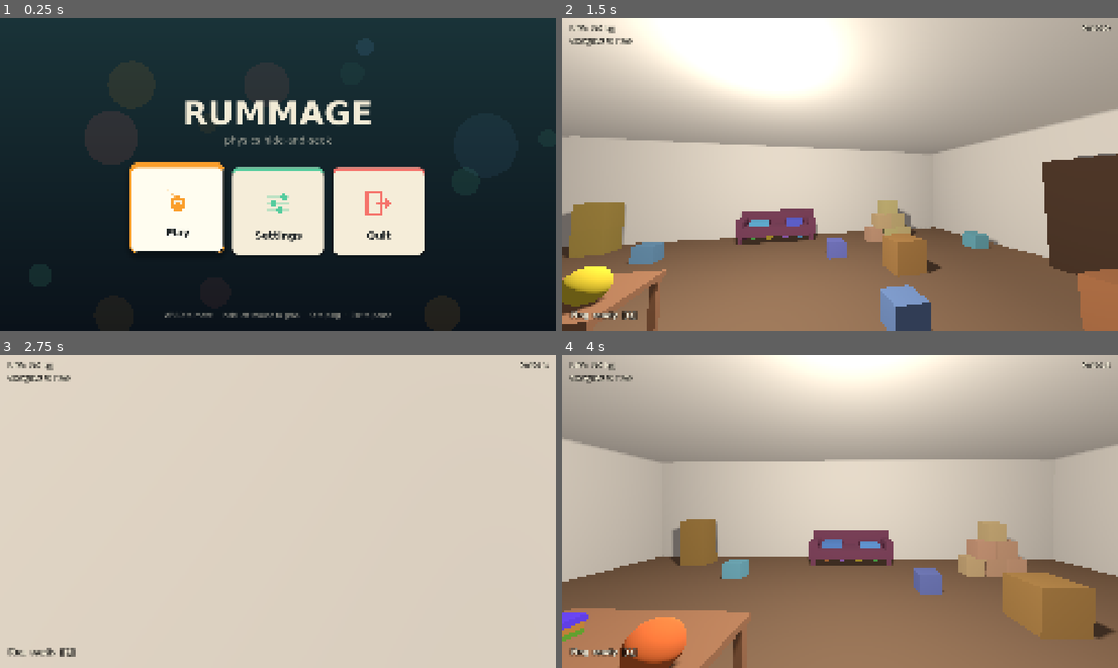
Above: before the commit, frames 1-4 (two rows, left to right).
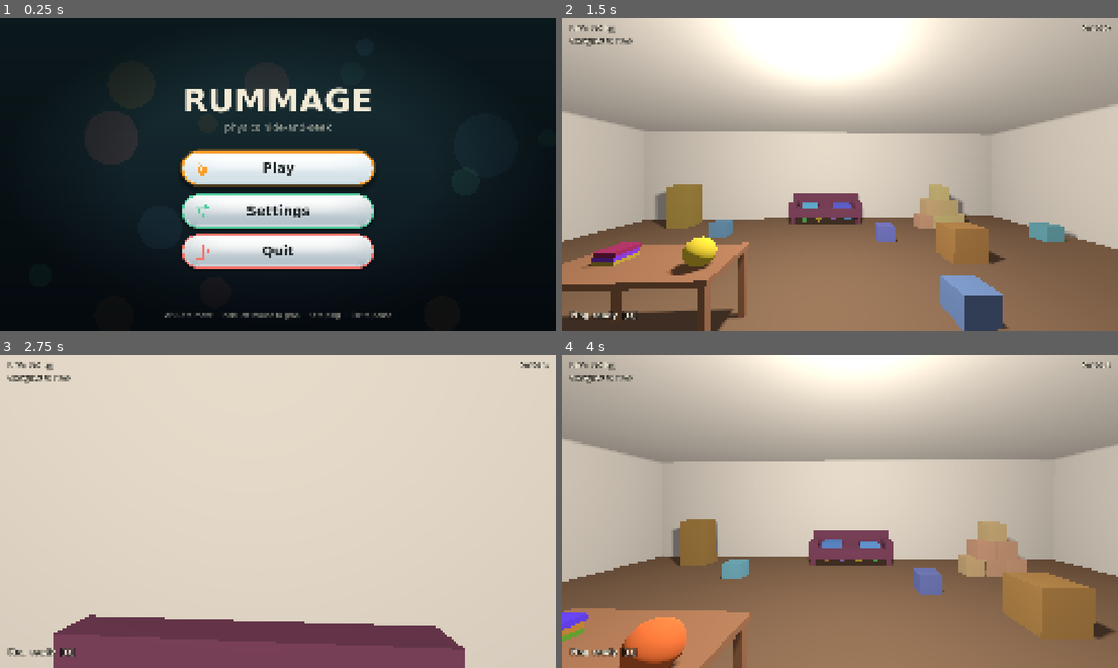
Above: after the commit, the same moments.

Repository: westo27/rummage
Game: Godot game, scene res://scenes/title.tscn
Same seed, same stepped clock (60 frames per second), same inputs: the game is played once before the commit and once after it.
Inputs (mouse positions are in pixels of both pictures, inside the frame that each line leads up to; where the layout moved, square brackets give the same spot in the first picture):
- Up to frame 1 (0.25 s): no input
- Up to frame 2 (1.5 s): click (840, 171) [739, 212] at 0.5 s; tap Enter at 1.25 s; move the mouse to (867, 174) at 1.27 s; hold W (move_forward) from 1.28 s (still down); hold Shift (run) from 1.28 s (still down); click (867, 174) at 1.42 s
- Up to frame 3 (2.75 s): keep holding W (move_forward); move the mouse to (250, 511) at 2.02 s; release Shift (run) at 2.03 s; tap Mouse wheel up (beam_further) at 2.1 s; tap Shift (run) at 2.3 s
- Up to frame 4 (4 s): keep holding W (move_forward); move the mouse to (851, 505) at 2.77 s; hold Mouse wheel down (beam_nearer) 2.78-3.53 s; tap Shift (run) at 3.05, 3.8 s; tap R (restart) at 3.5 s; move the mouse to (834, 517) at 3.52 s; click (834, 517) at 3.6 s

The runs differ from the first frame. In frame 1, 32% of the frame differs, in the area x 0-100%, y 0-81%; in frame 2, 46%, in the area x 0-100%, y 0-100%; in frame 3, 11%; in frame 4, nothing differs.

Commit message:
Glossy 2006-style buttons; stop creatures hiding behind shelf props
Panels are now drawn in five passes (shadow, lit gradient body, reflected
light, layered gloss, coloured rim with a bevel line) via
UiStyle.draw_glossy_panel. The title and pause menus are stacks of wide
pills, steppers are round, and the title background has a vignette.

Creatures only pick props standing on the floor as cover. A book on a
low shelf could be chosen before, sending the creature to an unreachable
spot between the bookcase and the wall.

Diff:
--- a/scripts/creature.gd
+++ b/scripts/creature.gd
@@ -355,7 +355,13 @@
 	var best_score: float = INF
 	for node in get_tree().get_nodes_in_group("props"):
 		var prop := node as Prop
-		if prop.is_held or prop.global_position.y > 1.2:
+		if prop.is_held:
+			continue
+		# Only things standing on the floor. A prop's centre sits about its
+		# own size above the ground; anything higher is up on a shelf or a
+		# table, and the "spot behind it" would be somewhere unreachable,
+		# like between a bookcase and the wall.
+		if prop.global_position.y > prop.hold_radius + 0.25:
 			continue
 		if global_position.distance_to(prop.global_position) > HIDE_SEARCH_RADIUS:
 			continue
--- a/scripts/menu_panel.gd
+++ b/scripts/menu_panel.gd
@@ -1,22 +1,27 @@
 class_name MenuPanel
 extends BaseButton
-## One big panel you point at and click: the only kind of button the menus use.
+## One big glossy panel you point at and click: the only kind of button the
+## menus use.
 ##
 ## BaseButton is a button with no look of its own (unlike Button), so the whole
-## panel is drawn here in _draw: shadow, cream face, a coloured bar along the
-## top, the icon and the label. Pointing at it (or giving it keyboard focus)
-## raises it; clicking presses it back down. Both are animated by easing
-## `_lift` and `_sink` toward their targets every frame rather than with
-## tweens, so interrupting one mid-animation can't leave it half-finished.
+## thing is drawn here in _draw, via UiStyle.draw_glossy_panel, which does the
+## shadow, the lit body, the rim, the bevel and the gloss.
+##
+## Pointing at it (or giving it keyboard focus) raises it; clicking pushes it
+## in. Both are animated by easing `_lift` and `_sink` toward their targets
+## every frame rather than with tweens, so interrupting one mid-animation
+## can't leave it half-finished. Those same values drive how strong the gloss
+## and the shadow are, so the panel looks like it's tilting into the light
+## rather than just sliding up and down.
 
-## Shown in the coloured bar's colour, above the label.
+## Shown above the label, drawn in the accent colour.
 @export var icon_name: String = ""
 ## A character drawn instead of an icon, for the small +/- steppers.
 @export var glyph: String = ""
 @export var label_text: String = ""
-## The bar along the top and the icon colour.
+## The rim and the icon.
 @export var accent: Color = UiStyle.AMBER
-## Compact panels (the steppers) have no top bar and a tighter radius.
+## Compact panels (the steppers) are drawn as circles or near-circles.
 @export var compact: bool = false
 
 var _lift: float = 0.0
@@ -62,61 +67,54 @@
 func _process(delta: float) -> void:
 	# Ease each value a fixed fraction of the way to its target per second.
 	var raised: bool = is_hovered() or has_focus()
-	var target_lift: float = UiStyle.LIFT if raised else 0.0
-	var target_sink: float = 1.0 if button_pressed else 0.0
-	_lift = lerpf(_lift, target_lift, clampf(delta * 16.0, 0.0, 1.0))
-	_sink = lerpf(_sink, target_sink, clampf(delta * 22.0, 0.0, 1.0))
+	_lift = lerpf(_lift, 1.0 if raised else 0.0, clampf(delta * 14.0, 0.0, 1.0))
+	_sink = lerpf(_sink, 1.0 if button_pressed else 0.0, clampf(delta * 22.0, 0.0, 1.0))
 	queue_redraw()
 
 
 func _draw() -> void:
-	var radius: int = 22 if compact else UiStyle.PANEL_RADIUS
-	var raised: bool = is_hovered() or has_focus()
-	var face: Color = UiStyle.PANEL_HOVER if raised else UiStyle.PANEL
-	# The panel is drawn higher than its layout rect when raised, and squashed
-	# down by a couple of pixels while held.
-	var offset := Vector2(0.0, -_lift + _sink * 5.0)
-	var rect := Rect2(offset, size)
-
-	UiStyle.panel_box(face, radius, 10.0 + _lift * 1.6).draw(get_canvas_item(), rect)
-
-	if has_focus():
-		var ring := StyleBoxFlat.new()
-		ring.bg_color = Color.TRANSPARENT
-		ring.set_corner_radius_all(radius + 8)
-		ring.set_border_width_all(6)
-		ring.border_color = accent
-		ring.draw(get_canvas_item(), rect.grow(10.0))
-
-	if not compact:
-		# The accent bar: a full rounded rect clipped to the panel's top edge by
-		# drawing it taller than the visible strip and letting the panel's own
-		# corners define the shape.
-		var bar := UiStyle.panel_box(accent, radius, 0.0)
-		bar.draw(get_canvas_item(), Rect2(rect.position, Vector2(size.x, 14.0 + radius)))
-		UiStyle.panel_box(face, radius, 0.0).draw(get_canvas_item(),
-			Rect2(rect.position + Vector2(0.0, 14.0), size - Vector2(0.0, 14.0)))
+	# Anything much wider than it is tall is drawn as a pill, with the icon
+	# tucked in at the left and the label across the middle. Steppers are
+	# circles. Anything else is a gumdrop: a square rounded by a good fraction
+	# of its own height, rather than by a fixed number of pixels.
+	var pill: bool = size.x > size.y * 2.0
+	var radius: float = size.y * 0.5 if (compact or pill) \
+		else minf(size.x, size.y) * UiStyle.PANEL_ROUNDNESS
+	# The panel is drawn above its layout rect when raised, and pushed back
+	# down into the page while held.
+	var rect := Rect2(Vector2(0.0, -UiStyle.LIFT * _lift + 6.0 * _sink), size)
+	UiStyle.draw_glossy_panel(self, rect, radius, accent, _lift, _sink)
 
 	var font: Font = UiStyle.font(700)
 
 	if glyph != "":
-		var glyph_size: int = int(size.y * 0.5)
-		var glyph_width: float = font.get_string_size(glyph, HORIZONTAL_ALIGNMENT_LEFT, -1, glyph_size).x
-		draw_string(font, rect.position + Vector2((size.x - glyph_width) * 0.5, size.y * 0.68),
-			glyph, HORIZONTAL_ALIGNMENT_LEFT, -1, glyph_size, UiStyle.INK)
+		var glyph_size: int = int(size.y * 0.46)
+		var measured: Vector2 = font.get_string_size(glyph, HORIZONTAL_ALIGNMENT_LEFT, -1, glyph_size)
+		_draw_engraved(font, rect.position + Vector2((size.x - measured.x) * 0.5, size.y * 0.66),
+			glyph, glyph_size)
 		return
 
 	if icon_name != "":
-		var box: float = size.y * 0.34
-		UiStyle.draw_icon(self, icon_name,
-			Rect2(rect.position + Vector2((size.x - box) * 0.5, size.y * 0.24),
-				Vector2(box, box)), accent)
+		var box: float = size.y * (0.56 if pill else 0.34)
+		var icon_at := Vector2(size.y * 0.34, (size.y - box) * 0.5) if pill \
+			else Vector2((size.x - box) * 0.5, size.y * 0.22)
+		UiStyle.draw_icon(self, icon_name, Rect2(rect.position + icon_at, Vector2(box, box)), accent)
 
 	if label_text != "":
-		var label_size: int = UiStyle.LABEL_FONT_SIZE
-		var text_width: float = font.get_string_size(label_text, HORIZONTAL_ALIGNMENT_LEFT, -1, label_size).x
-		draw_string(font, rect.position + Vector2((size.x - text_width) * 0.5, size.y * 0.82),
-			label_text, HORIZONTAL_ALIGNMENT_LEFT, -1, label_size, UiStyle.INK)
+		var label_size: int = UiStyle.PILL_FONT_SIZE if pill else UiStyle.LABEL_FONT_SIZE
+		var width: float = font.get_string_size(label_text, HORIZONTAL_ALIGNMENT_LEFT, -1, label_size).x
+		var baseline: float = size.y * (0.64 if pill else 0.82)
+		_draw_engraved(font, rect.position + Vector2((size.x - width) * 0.5, baseline),
+			label_text, label_size)
+
+
+## Text with a pale copy a little below it. Light comes from above, so a
+## highlight along the lower edge reads as the letters being cut into the
+## surface. It's a small thing that stops the type looking stuck on top.
+func _draw_engraved(font: Font, at: Vector2, text: String, font_size: int) -> void:
+	draw_string(font, at + Vector2(0.0, 2.5), text, HORIZONTAL_ALIGNMENT_LEFT, -1, font_size,
+		Color(1.0, 1.0, 1.0, 0.6))
+	draw_string(font, at, text, HORIZONTAL_ALIGNMENT_LEFT, -1, font_size, UiStyle.INK)
 
 
 ## Builds a panel in one call, instead of five lines of property setting.
@@ -128,10 +126,18 @@
 	return panel
 
 
-## A small square stepper button showing a single character.
+## A wide pill: icon at the left, label across the middle.
+static func make_pill(icon: String, text: String, tint: Color) -> MenuPanel:
+	var panel := make(icon, text, tint)
+	panel.custom_minimum_size = UiStyle.PILL_SIZE
+	return panel
+
+
+## A small round stepper button showing a single character.
 static func make_stepper(character: String) -> MenuPanel:
 	var panel := MenuPanel.new()
 	panel.glyph = character
 	panel.compact = true
-	panel.custom_minimum_size = Vector2(110.0, 110.0)
+	panel.accent = UiStyle.SKY
+	panel.custom_minimum_size = Vector2(118.0, 118.0)
 	return panel
--- a/scripts/pause_menu.gd
+++ b/scripts/pause_menu.gd
@@ -48,30 +48,28 @@
 	heading.horizontal_alignment = HORIZONTAL_ALIGNMENT_CENTER
 	column.add_child(heading)
 
-	var row := HBoxContainer.new()
-	row.alignment = BoxContainer.ALIGNMENT_CENTER
-	row.add_theme_constant_override("separation", 40)
-	column.add_child(row)
+	# The same stack of pills as the title screen, so pausing feels like the
+	# same menu rather than a different one.
+	var stack := VBoxContainer.new()
+	stack.alignment = BoxContainer.ALIGNMENT_CENTER
+	stack.add_theme_constant_override("separation", 28)
+	column.add_child(stack)
 
-	var resume := MenuPanel.make("play", "Resume", UiStyle.AMBER)
-	resume.custom_minimum_size = UiStyle.PANEL_SIZE_SMALL
+	var resume := MenuPanel.make_pill("play", "Resume", UiStyle.AMBER)
 	resume.pressed.connect(close)
-	row.add_child(resume)
+	stack.add_child(resume)
 
-	var settings := MenuPanel.make("sliders", "Settings", UiStyle.MINT)
-	settings.custom_minimum_size = UiStyle.PANEL_SIZE_SMALL
+	var settings := MenuPanel.make_pill("sliders", "Settings", UiStyle.MINT)
 	settings.pressed.connect(_on_settings)
-	row.add_child(settings)
+	stack.add_child(settings)
 
-	var restart := MenuPanel.make("loop", "Restart", UiStyle.SKY)
-	restart.custom_minimum_size = UiStyle.PANEL_SIZE_SMALL
+	var restart := MenuPanel.make_pill("loop", "Restart", UiStyle.SKY)
 	restart.pressed.connect(_on_restart)
-	row.add_child(restart)
+	stack.add_child(restart)
 
-	var quit := MenuPanel.make("house", "Title", UiStyle.CORAL)
-	quit.custom_minimum_size = UiStyle.PANEL_SIZE_SMALL
+	var quit := MenuPanel.make_pill("house", "Title", UiStyle.CORAL)
 	quit.pressed.connect(_on_quit_to_title)
-	row.add_child(quit)
+	stack.add_child(quit)
 
 
 func _unhandled_input(event: InputEvent) -> void:
@@ -139,12 +137,14 @@
 	get_tree().change_scene_to_file("res://scenes/title.tscn")
 
 
-func _first_panel() -> MenuPanel:
-	for child in (_panels.get_child(0) as Node).get_children():
-		if child is HBoxContainer:
-			for panel in (child as Node).get_children():
-				if panel is MenuPanel:
-					return panel as MenuPanel
+## The topmost panel, whatever the panels are arranged in.
+func _first_panel(from: Node = null) -> MenuPanel:
+	for child in (from if from != null else _panels).get_children():
+		if child is MenuPanel:
+			return child as MenuPanel
+		var deeper: MenuPanel = _first_panel(child)
+		if deeper != null:
+			return deeper
 	return null
 
 
--- a/scripts/settings_menu.gd
+++ b/scripts/settings_menu.gd
@@ -44,8 +44,8 @@
 	spacer2.custom_minimum_size = Vector2(0.0, 40.0)
 	column.add_child(spacer2)
 
-	var back := MenuPanel.make("back", "Back", UiStyle.MINT)
-	back.custom_minimum_size = Vector2(380.0, 200.0)
+	var back := MenuPanel.make_pill("back", "Back", UiStyle.MINT)
+	back.custom_minimum_size = Vector2(560.0, 140.0)
 	back.pressed.connect(_close)
 	var back_row := CenterContainer.new()
 	back_row.add_child(back)
--- a/scripts/title_screen.gd
+++ b/scripts/title_screen.gd
@@ -65,22 +65,24 @@
 	gap.custom_minimum_size = Vector2(0.0, 80.0)
 	_panels.add_child(gap)
 
-	var row := HBoxContainer.new()
-	row.alignment = BoxContainer.ALIGNMENT_CENTER
-	row.add_theme_constant_override("separation", 44)
-	_panels.add_child(row)
+	# A stack of wide pills rather than a row of tiles: the long shape shows
+	# the gloss off, and one column is easier to run down with the keyboard.
+	var stack := VBoxContainer.new()
+	stack.alignment = BoxContainer.ALIGNMENT_CENTER
+	stack.add_theme_constant_override("separation", 34)
+	_panels.add_child(stack)
 
-	var play := MenuPanel.make("creature", "Play", UiStyle.AMBER)
+	var play := MenuPanel.make_pill("creature", "Play", UiStyle.AMBER)
 	play.pressed.connect(_on_play)
-	row.add_child(play)
+	stack.add_child(play)
 
-	var settings := MenuPanel.make("sliders", "Settings", UiStyle.MINT)
+	var settings := MenuPanel.make_pill("sliders", "Settings", UiStyle.MINT)
 	settings.pressed.connect(_on_settings)
-	row.add_child(settings)
+	stack.add_child(settings)
 
-	var quit := MenuPanel.make("exit", "Quit", UiStyle.CORAL)
+	var quit := MenuPanel.make_pill("exit", "Quit", UiStyle.CORAL)
 	quit.pressed.connect(_on_quit)
-	row.add_child(quit)
+	stack.add_child(quit)
 
 	_hint = UiStyle.label("WASD to move  ·  hold left mouse to grab  ·  Q to ping  ·  Esc to pause",
 		UiStyle.HINT_FONT_SIZE, UiStyle.CREAM_SOFT, 400)
@@ -111,9 +113,13 @@
 
 
 func _draw() -> void:
-	draw_texture_rect(UiStyle.gradient(), Rect2(Vector2.ZERO, size), false)
+	var screen := Rect2(Vector2.ZERO, size)
+	draw_texture_rect(UiStyle.gradient(), screen, false)
 	for i in _blob_positions.size():
 		draw_circle(_blob_positions[i], _blob_radii[i], _blob_colors[i])
+	# Over the blobs, so the edges of the screen fall away and the middle
+	# reads as lit.
+	draw_texture_rect(UiStyle.vignette(), screen, false)
 
 
 func _on_play() -> void:
--- a/scripts/ui_style.gd
+++ b/scripts/ui_style.gd
@@ -16,9 +16,16 @@
 
 const BG_TOP := Color(0.10, 0.20, 0.22)
 const BG_BOTTOM := Color(0.04, 0.07, 0.10)
-## Panel face, and the brighter version used when hovered.
+## A panel's face is a vertical gradient, not one colour: bright along the top
+## where the imaginary light is, falling to a shaded bottom. That gradient plus
+## the gloss and the rim below is what makes the button look like an object
+## rather than a rectangle.
+const PANEL_TOP := Color(0.98, 0.98, 0.97)
+const PANEL_BOTTOM := Color(0.63, 0.70, 0.74)
+const PANEL_TOP_HOVER := Color(1.0, 1.0, 1.0)
+const PANEL_BOTTOM_HOVER := Color(0.78, 0.85, 0.88)
+## Kept for anything that just wants one flat cream, like the old win box.
 const PANEL := Color(0.96, 0.93, 0.85)
-const PANEL_HOVER := Color(1.0, 0.99, 0.94)
 ## Text on a cream panel.
 const INK := Color(0.12, 0.14, 0.15)
 const INK_SOFT := Color(0.42, 0.44, 0.44)
@@ -38,6 +45,13 @@
 
 const PANEL_SIZE := Vector2(420.0, 400.0)
 const PANEL_SIZE_SMALL := Vector2(300.0, 290.0)
+## A wide pill: anything more than twice as wide as it is tall is drawn as one.
+const PILL_SIZE := Vector2(880.0, 150.0)
+const PILL_FONT_SIZE: int = 62
+## Corner radius as a fraction of a panel's shorter side. Big: these are
+## gumdrops, not cards.
+const PANEL_ROUNDNESS: float = 0.30
+## For the few places that still want a fixed radius in pixels.
 const PANEL_RADIUS: int = 30
 ## How far a panel rises when you point at it.
 const LIFT: float = 14.0
@@ -49,6 +63,7 @@
 
 static var _fonts: Dictionary = {}
 static var _gradient: GradientTexture2D = null
+static var _vignette: GradientTexture2D = null
 
 
 ## A system font at the given weight (700 = bold). SystemFont asks the OS for a
@@ -86,6 +101,28 @@
 	return tex
 
 
+## A dark ring around the edge of the screen, clear in the middle. Drawn over
+## the background so the menu sits in a pool of light instead of on a flat
+## field, and so the panels have something to stand out against at the edges.
+static func vignette() -> GradientTexture2D:
+	if _vignette != null:
+		return _vignette
+	var ramp := Gradient.new()
+	ramp.set_color(0, Color(0.0, 0.0, 0.0, 0.0))
+	ramp.set_color(1, Color(0.0, 0.01, 0.02, 0.55))
+	# Most of the darkening happens in the outer third.
+	ramp.add_point(0.55, Color(0.0, 0.0, 0.0, 0.0))
+	var tex := GradientTexture2D.new()
+	tex.gradient = ramp
+	tex.width = 256
+	tex.height = 256
+	tex.fill = GradientTexture2D.FILL_RADIAL
+	tex.fill_from = Vector2(0.5, 0.5)
+	tex.fill_to = Vector2(1.0, 0.5)
+	_vignette = tex
+	return tex
+
+
 ## A rounded panel face. `shadow` adds the soft drop shadow that makes a
 ## hovered panel look lifted off the background.
 static func panel_box(bg: Color, radius: int = PANEL_RADIUS, shadow: float = 0.0) -> StyleBoxFlat:
@@ -98,6 +135,124 @@
 		box.shadow_size = int(shadow)
 		box.shadow_offset = Vector2(0.0, shadow * 0.45)
 	return box
+
+
+# --- Glossy panels -----------------------------------------------------------
+# A button is drawn in five passes, outermost first, the way a mid-2000s
+# interface would have built it up in Photoshop:
+#
+#   1. a soft drop shadow, so it sits above the background
+#   2. the body, a vertical gradient: lit along the top, shaded at the bottom
+#   3. the rim, a bright stroke in the panel's accent colour
+#   4. an inner light line just inside the rim, which reads as a bevel
+#   5. the gloss, a white highlight over the top half, fading out downward
+#
+# Godot's StyleBoxFlat can't do gradients, so the body and the gloss are drawn
+# as polygons with a colour per vertex (draw_polygon), which is cheap and
+# gives a smooth ramp.
+
+## The outline of a rounded rectangle, as points going clockwise from the top
+## right. `per_corner` segments per corner: 8 is smooth at any size we use.
+static func rounded_points(rect: Rect2, radius: float, per_corner: int = 8) -> PackedVector2Array:
+	radius = minf(radius, minf(rect.size.x, rect.size.y) * 0.5)
+	var right: float = rect.position.x + rect.size.x
+	var bottom: float = rect.position.y + rect.size.y
+	# Each corner: its centre of curvature, and the angles to sweep between.
+	var corners: Array = [
+		[Vector2(right - radius, rect.position.y + radius), -PI * 0.5, 0.0],
+		[Vector2(right - radius, bottom - radius), 0.0, PI * 0.5],
+		[Vector2(rect.position.x + radius, bottom - radius), PI * 0.5, PI],
+		[Vector2(rect.position.x + radius, rect.position.y + radius), PI, PI * 1.5],
+	]
+	var points := PackedVector2Array()
+	for corner: Array in corners:
+		for i in per_corner + 1:
+			var angle: float = lerpf(corner[1], corner[2], float(i) / per_corner)
+			points.append(corner[0] + Vector2(cos(angle), sin(angle)) * radius)
+	return points
+
+
+## One colour per point, interpolated by how far down `span` each point sits.
+## This is what turns a flat polygon into a lit surface.
+static func vertical_ramp(points: PackedVector2Array, span: Rect2, top: Color, bottom: Color) -> PackedColorArray:
+	var colors := PackedColorArray()
+	for p in points:
+		colors.append(top.lerp(bottom, clampf((p.y - span.position.y) / maxf(span.size.y, 1.0), 0.0, 1.0)))
+	return colors
+
+
+## Draws the whole button: shadow, body, rim, bevel and gloss.
+## `hover` and `press` are 0..1, so a panel can be drawn part-way through
+## rising or being pushed in.
+static func draw_glossy_panel(ci: CanvasItem, rect: Rect2, radius: float, accent: Color,
+		hover: float, press: float) -> void:
+	var points: PackedVector2Array = rounded_points(rect, radius)
+	var closed: PackedVector2Array = points.duplicate()
+	closed.append(points[0])
+
+	# 1. Shadow. A StyleBoxFlat is used only for its soft shadow; its own fill
+	# is the panel's darkest tone and is covered by the body in the next step.
+	var shade := StyleBoxFlat.new()
+	shade.bg_color = PANEL_BOTTOM.darkened(0.1)
+	shade.set_corner_radius_all(int(radius))
+	shade.corner_detail = 12
+	shade.shadow_color = Color(0.0, 0.0, 0.0, 0.4)
+	shade.shadow_size = int(14.0 + hover * 16.0 - press * 8.0)
+	shade.shadow_offset = Vector2(0.0, 8.0 + hover * 8.0 - press * 6.0)
+	shade.draw(ci.get_canvas_item(), rect)
+
+	# A glow in the accent colour while raised, drawn outside the rim.
+	if hover > 0.01:
+		ci.draw_polyline(closed, Color(accent, 0.28 * hover), 18.0, true)
+
+	# 2. Body. Pressing it darkens the whole face a little, as if the light
+	# no longer reaches it square-on.
+	var top: Color = PANEL_TOP.lerp(PANEL_TOP_HOVER, hover).darkened(0.10 * press)
+	var bottom: Color = PANEL_BOTTOM.lerp(PANEL_BOTTOM_HOVER, hover).darkened(0.10 * press)
+	ci.draw_polygon(points, vertical_ramp(points, rect, top, bottom))
+
+	# 3. Reflected light: a faint band along the bottom inside, as if the
+	# surface picks up light bouncing off whatever it's sitting on. Kept weak
+	# and low, so the shaded part of the face stays shaded.
+	var bounce_rect := Rect2(
+		rect.position + Vector2(rect.size.x * 0.08, rect.size.y * 0.76),
+		Vector2(rect.size.x * 0.84, rect.size.y * 0.24 - 7.0))
+	var bounce: PackedVector2Array = rounded_points(bounce_rect, minf(bounce_rect.size.y * 0.6, radius))
+	ci.draw_polygon(bounce, vertical_ramp(bounce, bounce_rect,
+		Color(1.0, 1.0, 1.0, 0.0), Color(1.0, 1.0, 1.0, 0.22)))
+
+	# 4. Gloss: a bright pill over the top of the face, white at its top edge
+	# and gone by its bottom. A single polygon leaves a visible outline where
+	# it ends, so it's drawn as several nested copies at low opacity. They
+	# pile up toward the middle, which is a blurred highlight for free. It
+	# shrinks when pressed, and that is most of why a press reads as the
+	# surface tilting away from the light.
+	# Every pass starts at the same top edge, so their alphas stack there and
+	# the highlight is near-white where the light hits; they differ only in
+	# width and in how far down they reach, which softens the fade-out.
+	const GLOSS_PASSES: int = 6
+	var gloss_top: float = rect.position.y + 9.0
+	var gloss_height: float = rect.size.y * (0.58 - 0.18 * press)
+	for i in GLOSS_PASSES:
+		# 1.0 for the widest and shortest, down to 0.62 for the narrowest.
+		var spread: float = lerpf(1.0, 0.62, float(i) / (GLOSS_PASSES - 1))
+		var inset: float = rect.size.x * (0.5 - 0.45 * spread)
+		var gloss_rect := Rect2(
+			Vector2(rect.position.x + inset, gloss_top),
+			Vector2(rect.size.x - inset * 2.0, gloss_height * lerpf(0.72, 1.0, spread)))
+		var gloss: PackedVector2Array = rounded_points(gloss_rect,
+			minf(gloss_rect.size.y * 0.5, radius))
+		ci.draw_polygon(gloss, vertical_ramp(gloss, gloss_rect,
+			Color(1.0, 1.0, 1.0, 0.30 * (1.0 - 0.35 * press)), Color(1.0, 1.0, 1.0, 0.0)))
+
+	# 5. Rim, last so nothing paints over it, and a bevel line just inside it
+	# so the edge looks rounded over rather than cut off.
+	var inner_rect: Rect2 = rect.grow(-8.0)
+	var inner: PackedVector2Array = rounded_points(inner_rect, maxf(radius - 8.0, 1.0))
+	var inner_closed: PackedVector2Array = inner.duplicate()
+	inner_closed.append(inner[0])
+	ci.draw_polyline(inner_closed, Color(1.0, 1.0, 1.0, 0.4), 3.0, true)
+	ci.draw_polyline(closed, accent, 7.0, true)
 
 
 ## The darker inset plate a setting's current value sits on.
